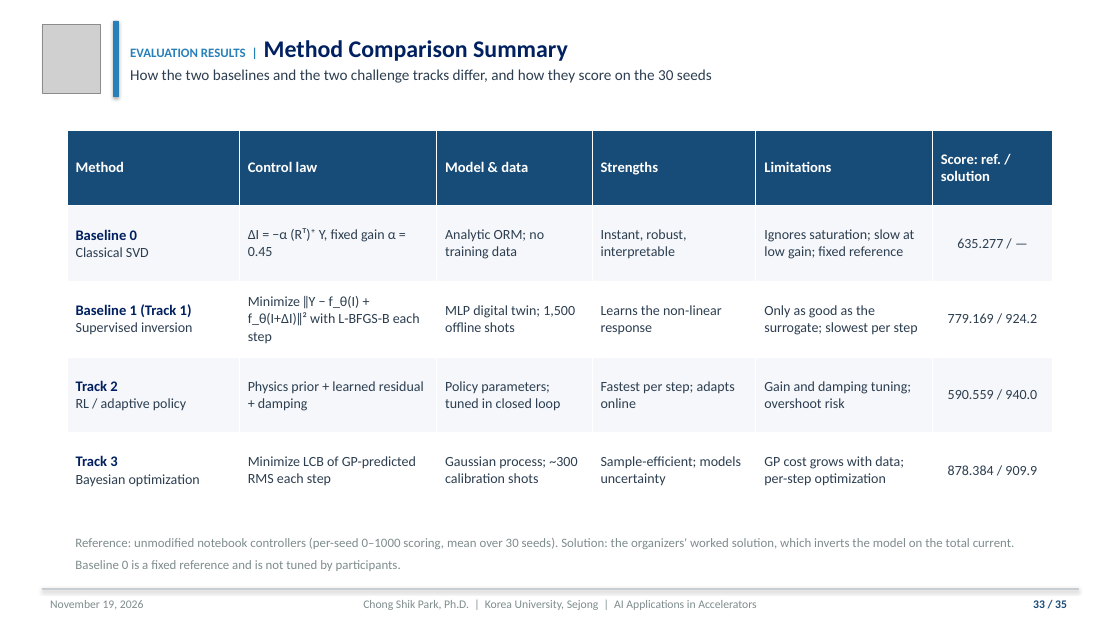
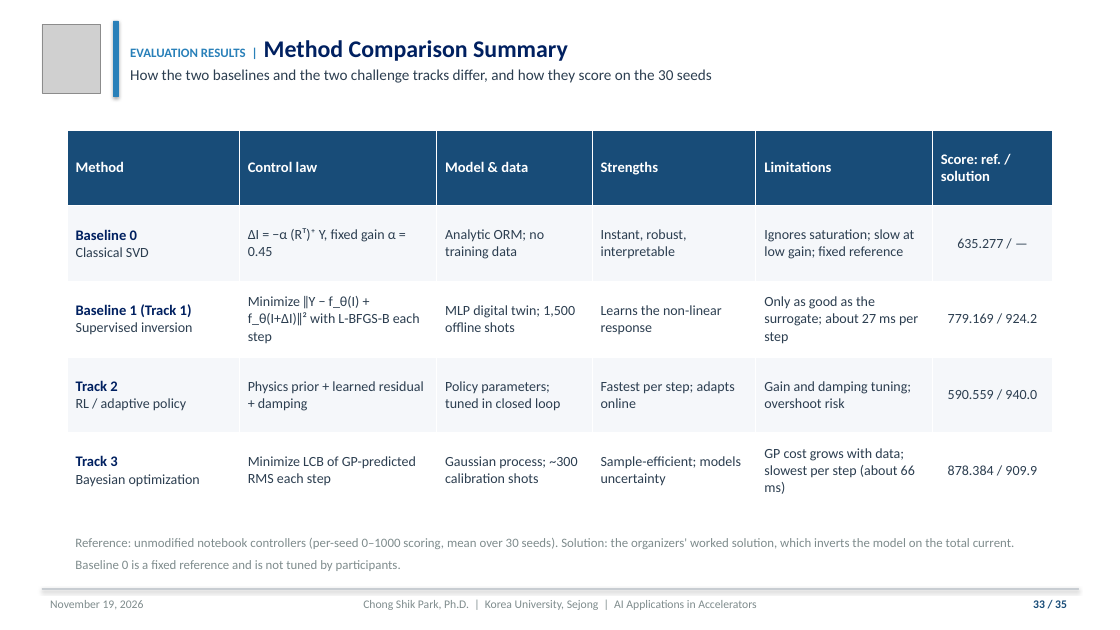
Before and after one commit to cspark7701/ai4acc-mini-hackathon, a slide deck: slide 33 of presentations/Lecture_1_AI_ML_Foundations_and_Control_Slides.pptx. Drawn at 1120x630 pixels with LibreOffice and Linux fonts; fonts in the diff are those of the drawing; grey boxes stand for pictures. Boxes give left, top, right and bottom in pixels: in the first picture for what was removed or moved away, otherwise in the second. Text is boxed around its words. In the diff, an @@ line names an element or a change of style, - is before the commit and + after.

```diff
--- a/presentations/Lecture_1_AI_ML_Foundations_and_Control_Slides.pptx
+++ b/presentations/Lecture_1_AI_ML_Foundations_and_Control_Slides.pptx
@@ table at (67,130,1053,508) @@
-row 3, column 5: Only as good as the surrogate; slowest per step
+row 3, column 5: Only as good as the surrogate; about 27 ms per step
-row 5, column 5: GP cost grows with data; per-step optimization
+row 5, column 5: GP cost grows with data; slowest per step (about 66 ms)
```
Also in this commit, not shown: 1 other slide changed, 11 other files.
